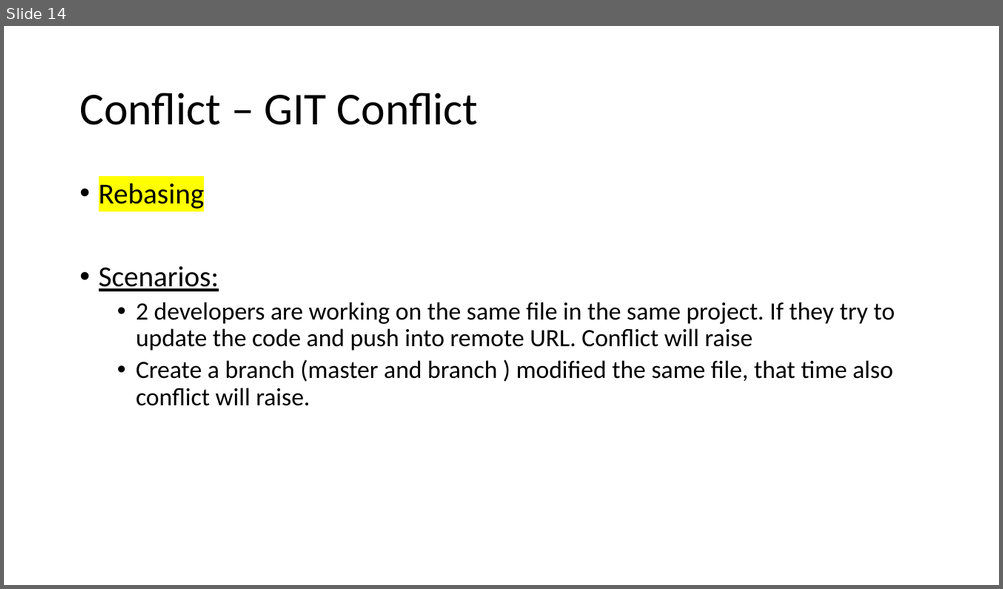
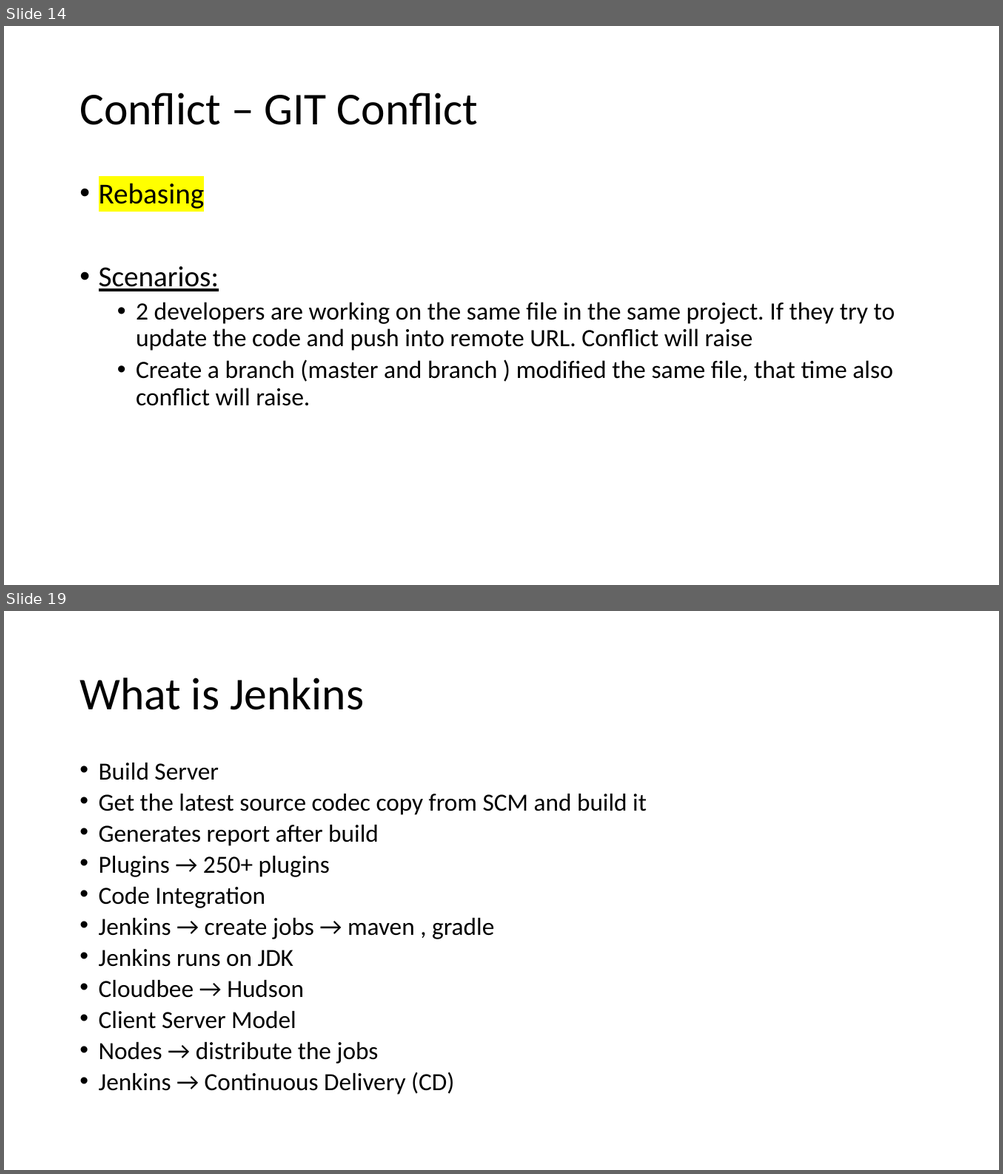
Before and after one commit to Souravpatel/A3_Training, a slide deck: A3 Training - Synchrony.pptx. Shown one above the other, each under a label of ours: slide 14 before the commit, slides 14 and 19 after it; the slides between them are not shown. The pictures are 1003x589 and 1003x1174 pixels, drawn with LibreOffice and Linux fonts; fonts in the diff are those of the drawing. Boxes give left, top, right and bottom in pixels: in the first picture for what was removed or moved away, otherwise in the second. Text is boxed around its words. In the diff, an @@ line names an element or a change of style, - is before the commit and + after.

```diff
--- a/A3 Training - Synchrony.pptx
+++ b/A3 Training - Synchrony.pptx
@@ slide 19 added at (4, 611, 999, 1170), background #FFFFFF @@
@@ title added at (79, 678, 364, 710), 44 pt, text #000000 @@
+What is Jenkins
@@ text added at (99, 763, 646, 1095), 23.8 pt, text #000000 @@
+• Build Server
+• Get the latest source codec copy from SCM and build it
+• Generates report after build
+• Plugins → 250+ plugins
+• Code Integration
+• Jenkins → create jobs → maven , gradle
+• Jenkins runs on JDK
+• Cloudbee → Hudson
+• Client Server Model
+• Nodes → distribute the jobs
+• Jenkins → Continuous Delivery (CD)
```
Also in this commit, not shown: 3 slides changed, 11 other slides added.
